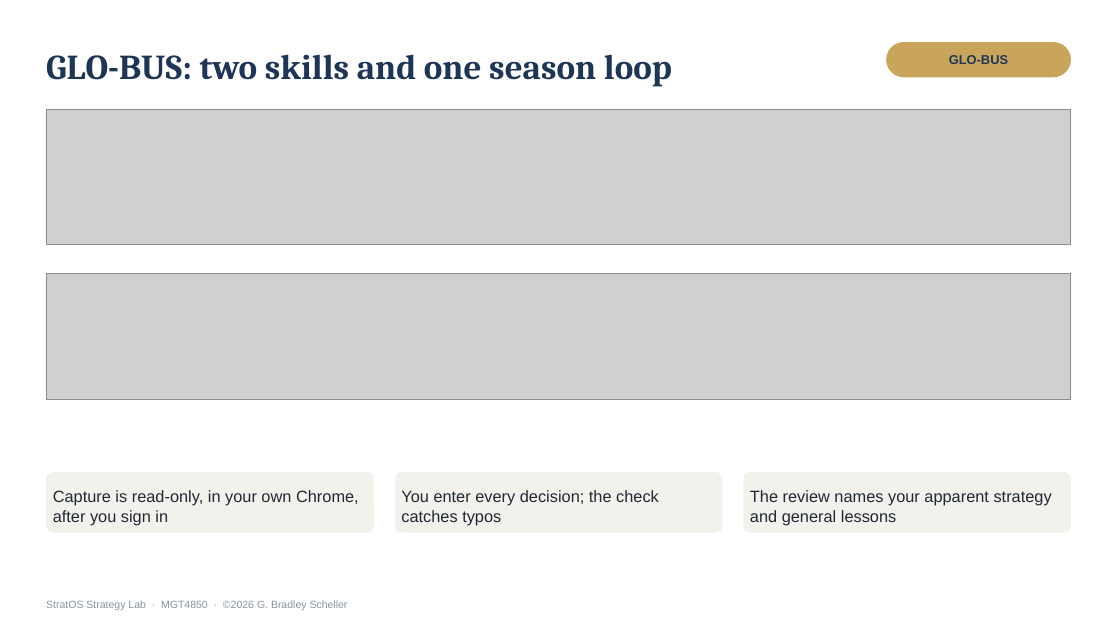
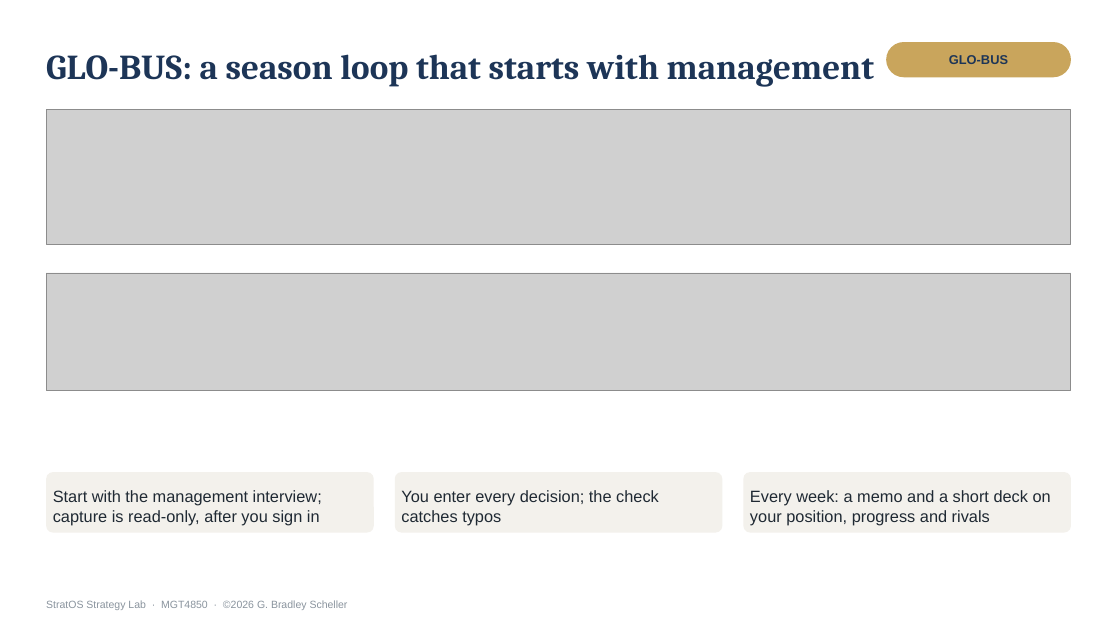
Before and after one commit to Brads777/Strat-IQ-Strategy-Toolkit, a slide deck: slide 17 of release-assets/StratOS_v3_Process_Walkthrough.pptx. Drawn at 1120x630 pixels with LibreOffice and Linux fonts; fonts in the diff are those of the drawing; grey boxes stand for pictures. Boxes give left, top, right and bottom in pixels: in the first picture for what was removed or moved away, otherwise in the second. Text is boxed around its words. In the diff, an @@ line names an element or a change of style, - is before the commit and + after.

```diff
--- a/release-assets/StratOS_v3_Process_Walkthrough.pptx
+++ b/release-assets/StratOS_v3_Process_Walkthrough.pptx
@@ title at (46, 54, 874, 86): text changed @@
-GLO-BUS: two skills and one season loop
+GLO-BUS: a season loop that starts with management
@@ picture: place and size @@
-picture at (46, 273, 1071, 400)
+picture at (46, 273, 1071, 391)
@@ text in rounded rectangle at (53, 490, 322, 525): text changed @@
-Capture is read-only, in your own Chrome, after you sign in
+Start with the management interview; capture is read-only, after you sign in
@@ text in rounded rectangle at (750, 490, 1051, 525): text changed @@
-The review names your apparent strategy and general lessons
+Every week: a memo and a short deck on your position, progress and rivals
```
Also in this commit, not shown: 7 other slides changed, 28 other files.
